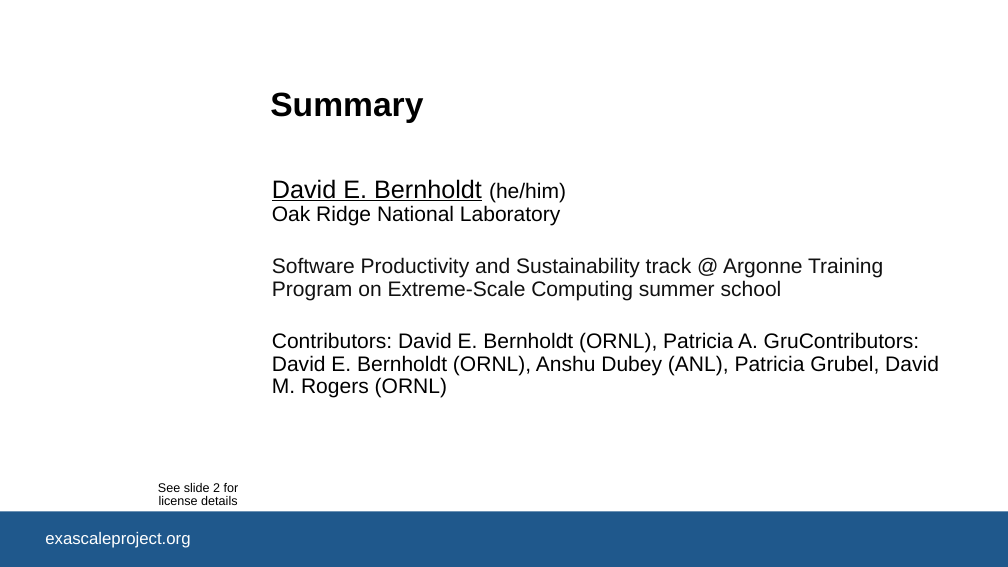
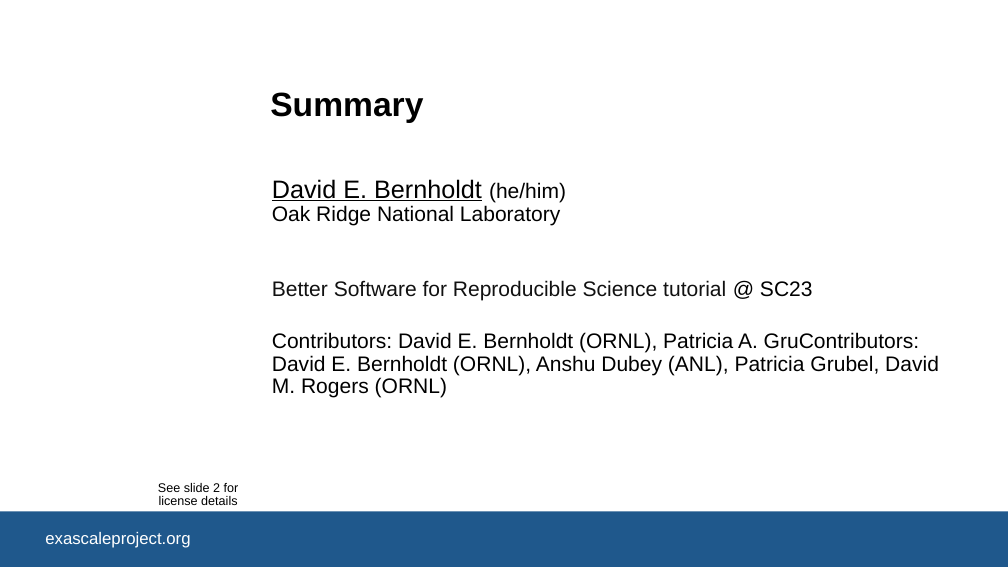
Before and after one commit to bssw-tutorial/presentations, a slide deck: slide 1 of summary.pptx. Drawn at 1008x567 pixels with LibreOffice and Linux fonts; fonts in the diff are those of the drawing; background and template pictures are left out. Boxes give left, top, right and bottom in pixels: in the first picture for what was removed or moved away, otherwise in the second. Text is boxed around its words. In the diff, an @@ line names an element or a change of style, - is before the commit and + after.

```diff
--- a/summary.pptx
+++ b/summary.pptx
@@ subtitle at (272,280,813,300): text changed @@
-Software Productivity and Sustainability track @ Argonne Training Program on Extreme-Scale Computing summer school
+Better Software for Reproducible Science tutorial @ SC23
```
Also in this commit, not shown: 1 other slide changed, 1 other file.
